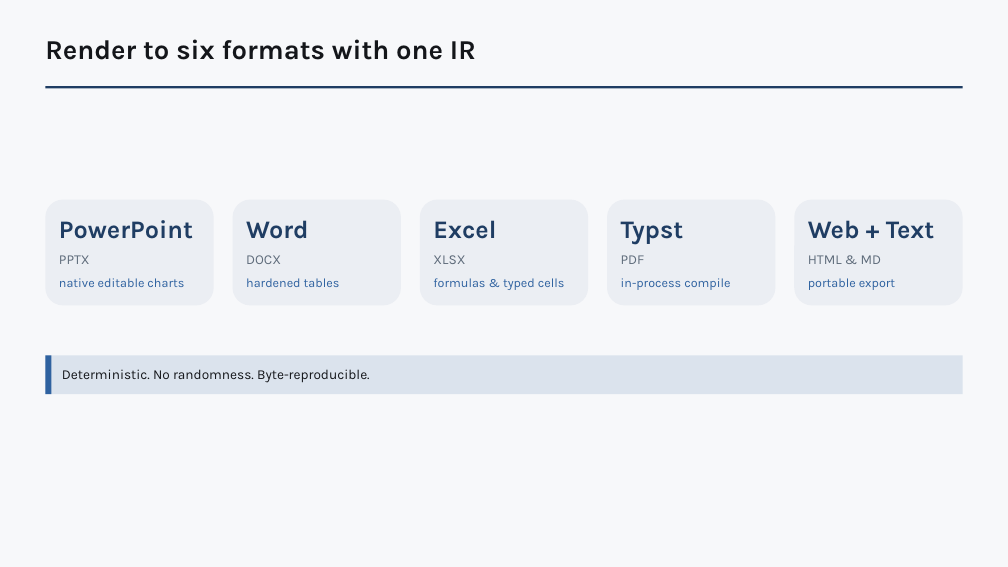
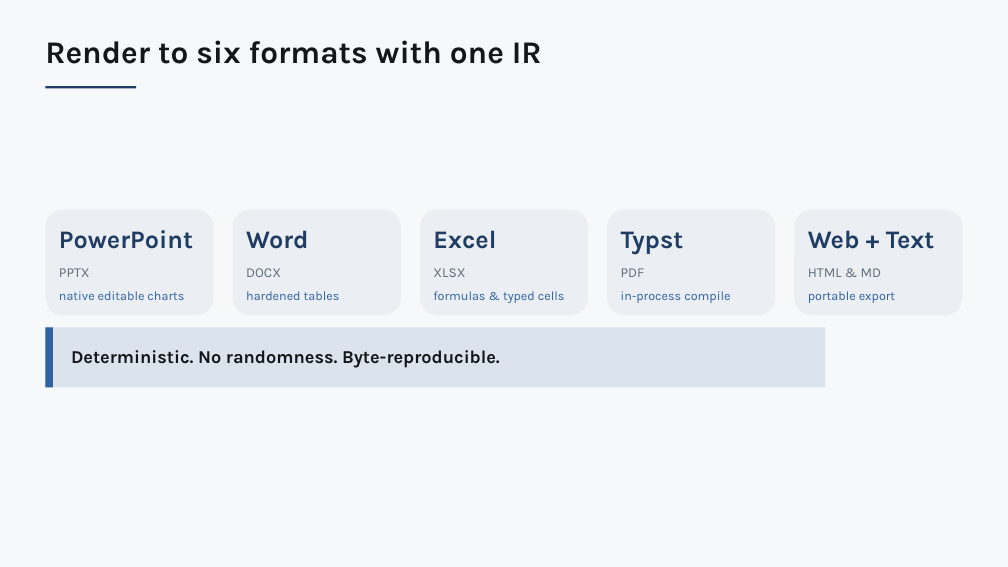
Before and after one commit to kirti34n/docloom, a slide deck: slide 3 of examples/dogfood/output/infographic.pptx. Drawn at 1008x567 pixels with LibreOffice and Linux fonts; fonts in the diff are those of the drawing. Boxes give left, top, right and bottom in pixels: in the first picture for what was removed or moved away, otherwise in the second. Text is boxed around its words. In the diff, an @@ line names an element or a change of style, - is before the commit and + after.

```diff
--- a/examples/dogfood/output/infographic.pptx
+++ b/examples/dogfood/output/infographic.pptx
@@ text "Render to six formats with ..." at <box>45,40,542,64</box>: size 26 to 30 pt @@
@@ rectangle: place and size @@
-rectangle at <box>45,86,963,88</box>
+rectangle at <box>45,86,136,88</box>
@@ 5 rounded rectangles: place and size @@
-5 rounded rectangles at <box>45,200,963,306</box>
+5 rounded rectangles at <box>45,209,963,315</box>
@@ text "PowerPoint": place and size @@
-text "PowerPoint" at <box>59,220,193,239</box>
+text "PowerPoint" at <box>59,230,193,249</box>
@@ text "Word": place and size @@
-text "Word" at <box>246,220,308,239</box>
+text "Word" at <box>246,230,308,249</box>
@@ text "Excel": place and size @@
-text "Excel" at <box>433,220,496,239</box>
+text "Excel" at <box>433,230,496,249</box>
@@ text "Typst": place and size @@
-text "Typst" at <box>621,221,684,244</box>
+text "Typst" at <box>621,231,684,254</box>
@@ text "Web + Text": place and size @@
-text "Web + Text" at <box>808,220,935,239</box>
+text "Web + Text" at <box>808,230,935,249</box>
@@ 10 texts: place and size @@
-10 texts at <box>59,255,895,290</box>
+10 texts at <box>59,268,895,303</box>
@@ rectangle: place and size @@
-rectangle at <box>45,355,51,394</box>
+rectangle at <box>45,327,53,387</box>
@@ rectangle: place and size @@
-rectangle at <box>45,355,963,394</box>
+rectangle at <box>45,327,825,387</box>
@@ text "Deterministic. No randomness. Byte-reproducible.": place and size @@
-text "Deterministic. No randomness. Byte-reproducible." at <box>62,369,370,383</box>
+text "Deterministic. No randomness. Byte-reproducible." at <box>71,350,500,368</box>
@@ text "Deterministic. No randomness. Byte-reproducible." at <box>71,350,500,368</box>: size 13 to 17.2 pt, bold on @@
```
Also in this commit, not shown: 8 other slides changed, 18 other files.
